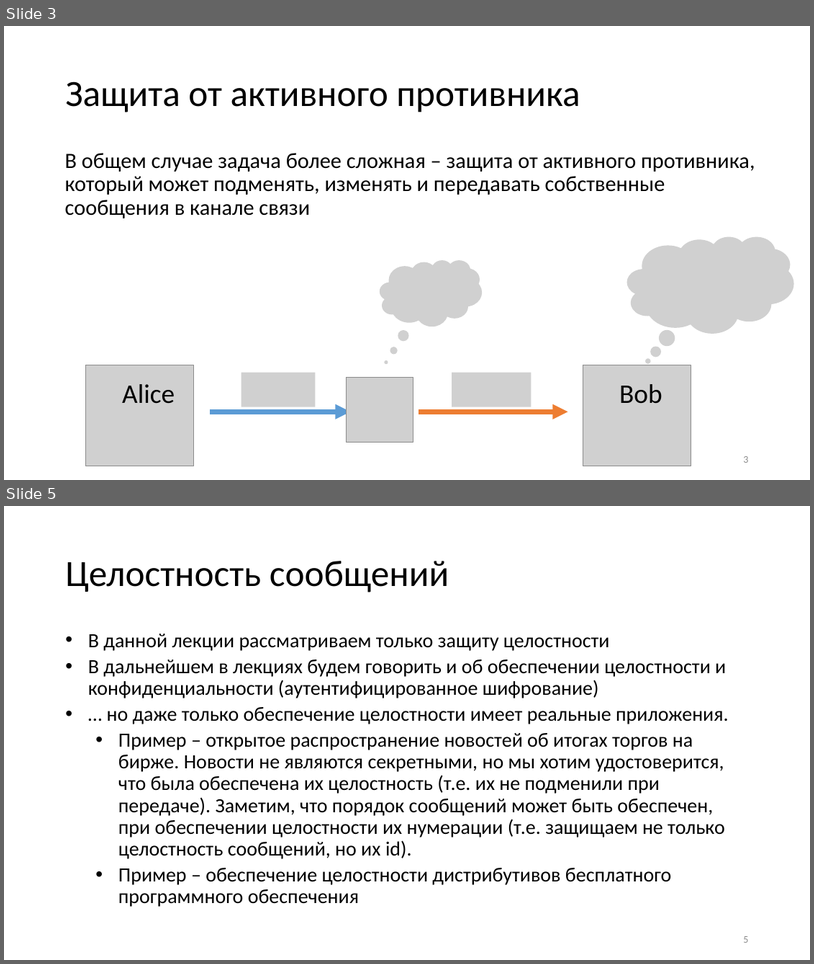
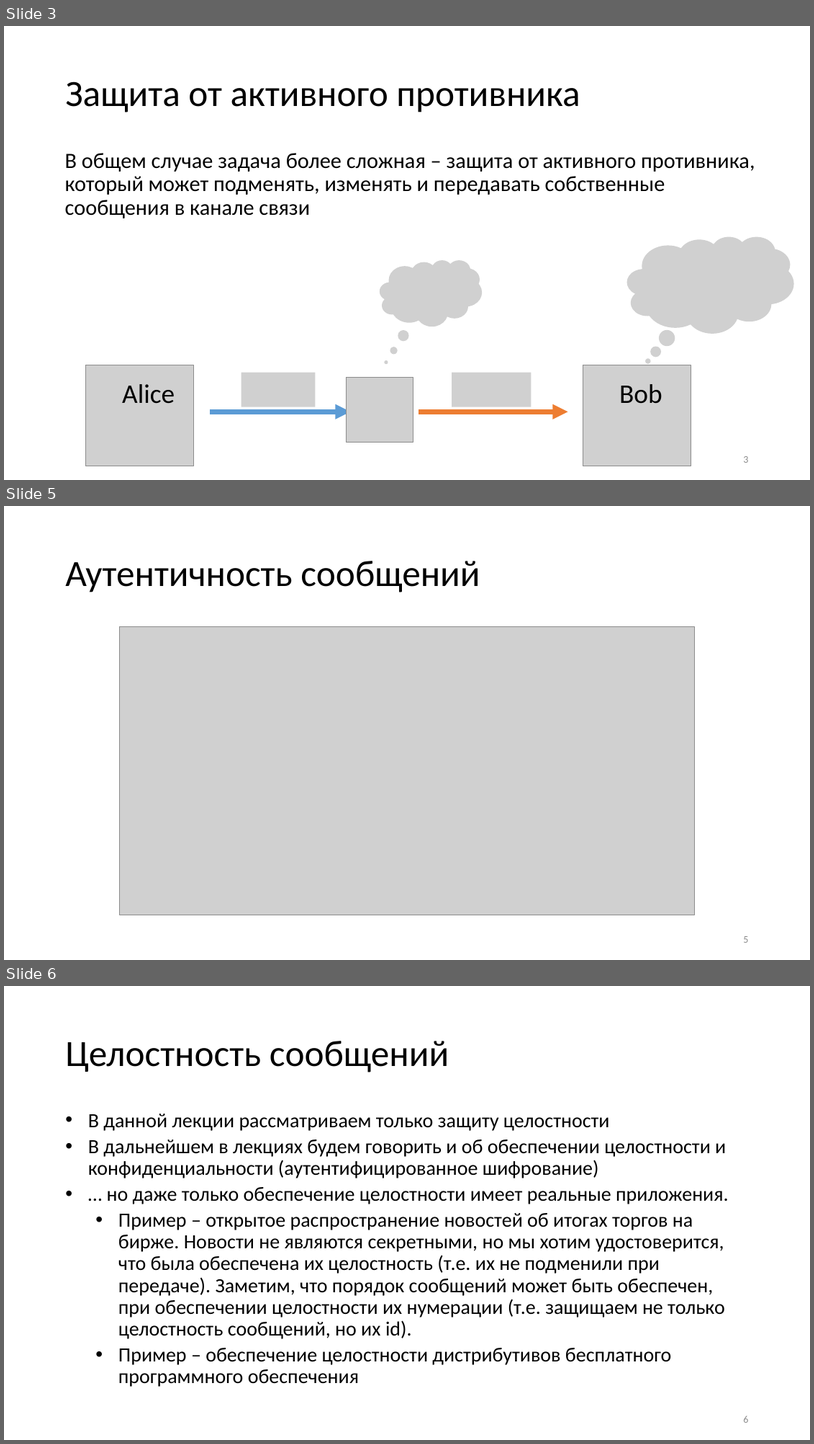
Before and after one commit to GeorgyFirsov-s-forks/CryptoLectures, a slide deck: Lectures/Lecture9.pptx. Shown one above the other, each under a label of ours: slides 3 and 5 before the commit, slides 3, 5 and 6 after it; the slides between them are not shown. The pictures are 814x964 and 814x1444 pixels, drawn with LibreOffice and Linux fonts; fonts in the diff are those of the drawing; grey boxes stand for pictures. Boxes give left, top, right and bottom in pixels: in the first picture for what was removed or moved away, otherwise in the second. Text is boxed around its words. In the diff, an @@ line names an element or a change of style, - is before the commit and + after.

```diff
--- a/Lectures/Lecture9.pptx
+++ b/Lectures/Lecture9.pptx
@@ slide 5 added at (4, 506, 810, 960), background #FFFFFF @@
@@ title added at (65, 561, 480, 592), 44 pt, text #000000 @@
+Аутентичность сообщений
@@ picture added at (119, 627, 695, 915) @@
@@ page number added at (743, 936, 748, 942), 12 pt, text #8C8C8C @@
+5
@@ what was slide 5 is now slide 6 @@
```
Also in this commit, not shown: 7 slides changed, 1 other file.
